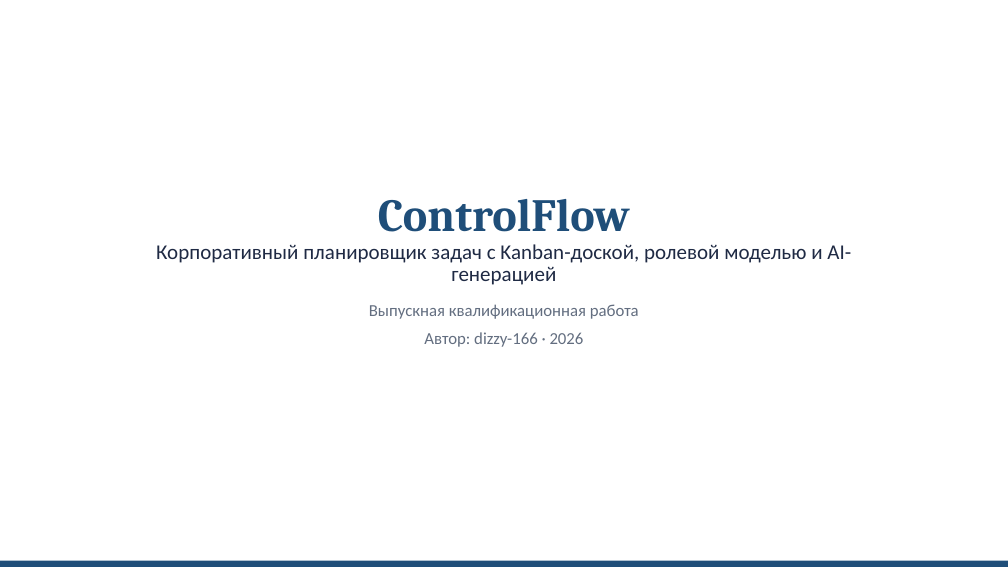
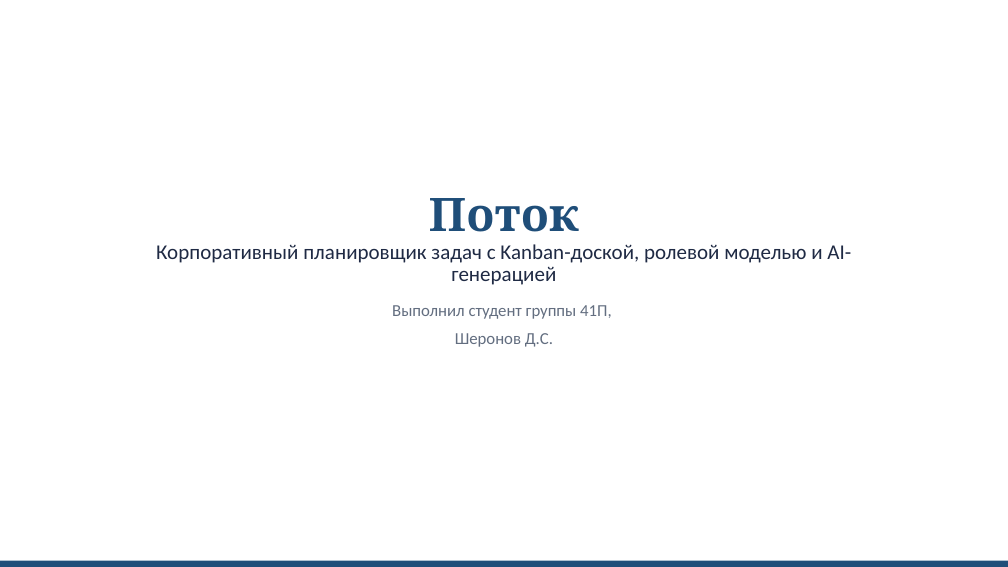
Before and after one commit to dizzy-166/Task-Scheduler, a slide deck: slide 1 of Documentation/Поток_Презентация.pptx. Drawn at 1008x567 pixels with LibreOffice and Linux fonts; fonts in the diff are those of the drawing. Boxes give left, top, right and bottom in pixels: in the first picture for what was removed or moved away, otherwise in the second. Text is boxed around its words. In the diff, an @@ line names an element or a change of style, - is before the commit and + after.

```diff
--- a/Documentation/Поток_Презентация.pptx
+++ b/Documentation/Поток_Презентация.pptx
@@ title at (429, 198, 579, 232): text changed @@
-ControlFlow
+Поток
@@ subtitle at (392, 305, 612, 347): text changed @@
-Выпускная квалификационная работа
-Автор: dizzy-166 · 2026
+Выполнил студент группы 41П,
+Шеронов Д.С.
```
Also in this commit, not shown: 8 other slides changed, 1 other file.
